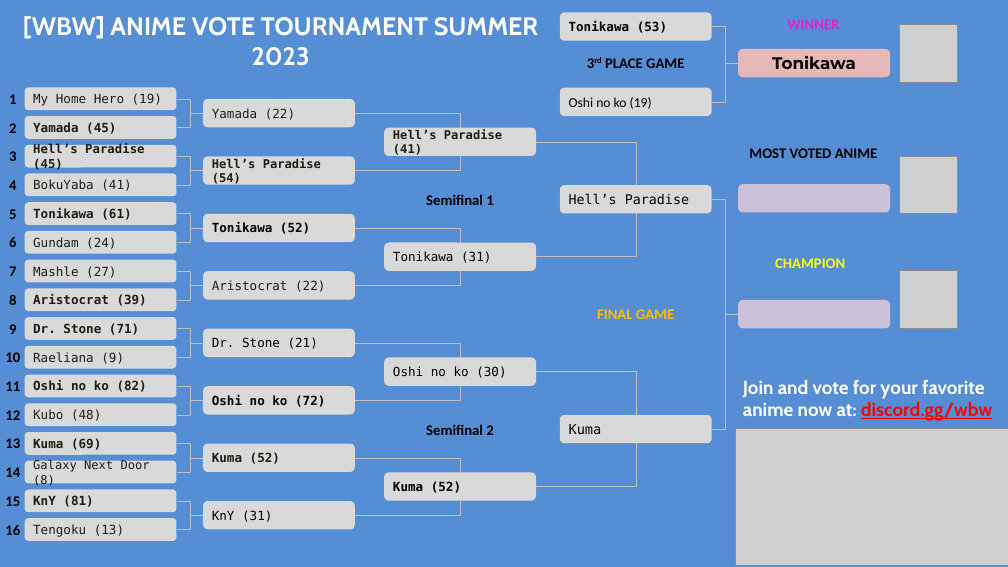
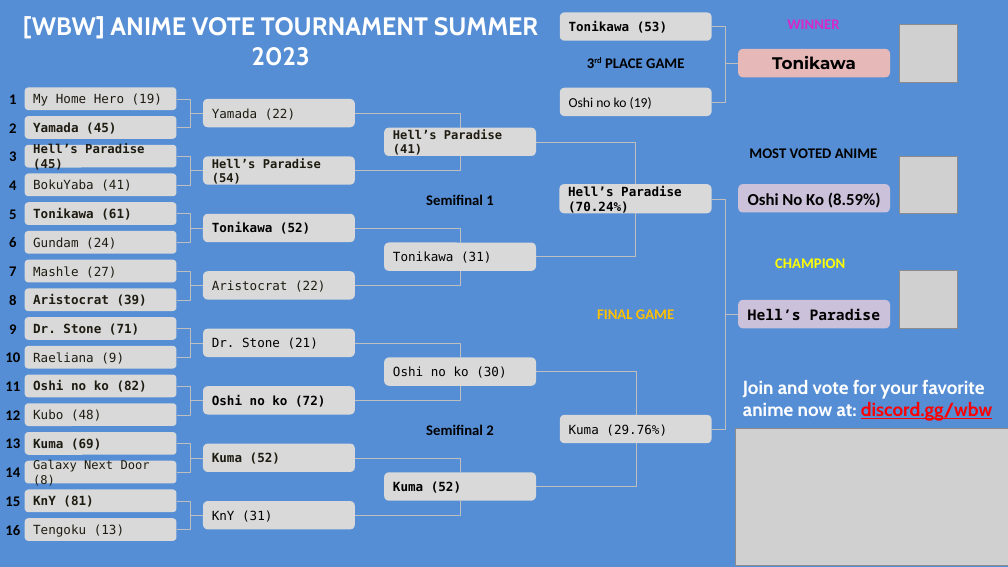
Before and after one commit to WBWMakoto/-WBW-Anime-tournament-SS1-2023, a slide deck: slide 2 of Anime Rank.pptx. Drawn at 1008x567 pixels with LibreOffice and Linux fonts; fonts in the diff are those of the drawing; grey boxes stand for pictures; background and template pictures are left out. Boxes give left, top, right and bottom in pixels: in the first picture for what was removed or moved away, otherwise in the second. Text is boxed around its words. In the diff, an @@ line names an element or a change of style, - is before the commit and + after.

```diff
--- a/Anime Rank.pptx
+++ b/Anime Rank.pptx
@@ text in rounded rectangle at [568,186,682,215]: text changed; size 12.7 to 12 pt; bold on @@
-Hell’s Paradise
+Hell’s Paradise (70.24%)
@@ text in rounded rectangle at [748,193,881,208]: text added @@
+Oshi No Ko (8.59%)
@@ text in rounded rectangle at [748,308,881,320]: text added @@
+Hell’s Paradise
@@ text in rounded rectangle at [569,424,667,436]: text changed; size 13 to 12 pt @@
-Kuma
+Kuma (29.76%)
```
Also in this commit, not shown: 2 other files.
